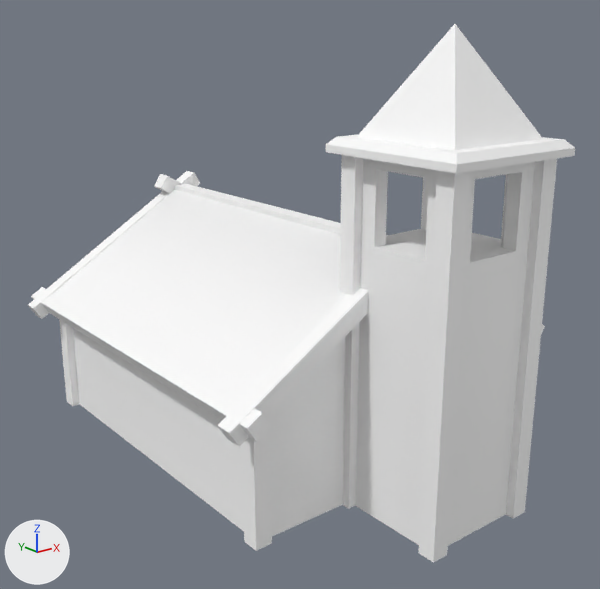
Renders of the FBX model CreaWeekGameJam2025/Assets/Models/Asset_Church.fbx from each side of a commit.
Before and after are seen from a 50 mm camera at (-8.84, -7.65, 7.94) aimed at (0.84, 4.45, 3.11). Every picture has the same lights, and +X, +Y and +Z are marked at lower left. Where no turn or scale is listed for an object, it has been applied to the vertices.

Objects in the first picture: 'Church'.
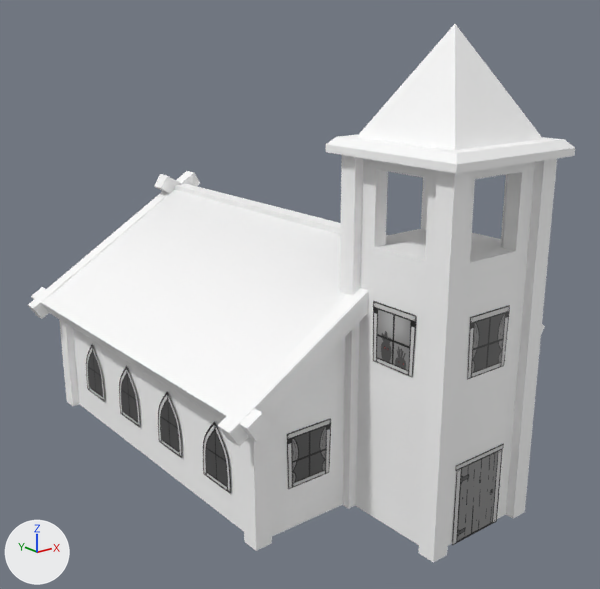
Where the newer file only moved an object's origin or applied its transform, the numbers keep the older frame.

Where the change shows, as pixel boxes (x1, y1, x2, y2) in the pictures (600 x 589 px):
part 1 of me_mesh, added
    after: (86, 301, 510, 546)

The change, as a list of edits to the scene's bpy script:
```text
Add img_tex_sheet_albedo_jpg:
    img_tex_sheet_albedo_jpg = load_image('Tex_Sheet_Albedo.jpg', '../Materials/Textures/Tex_Sheet_Albedo.jpg', 2048, 2048, 'sRGB')
Add img_tex_sheet_opacity_jpg:
    img_tex_sheet_opacity_jpg = load_image('Tex_Sheet_Opacity.jpg', '../Materials/Textures/Tex_Sheet_Opacity.jpg', 2048, 2048, 'Non-Color')
Add mat_m_sheet:
    mat_m_sheet = bpy.data.materials.new('M_Sheet')
    # uses the picture img_tex_sheet_albedo_jpg
    # uses the picture img_tex_sheet_opacity_jpg
Change me_mesh:
    used by ob_church; location = (1.02, 4.66, 4.05)
    remove me_mesh.from_pydata(...)  # 199 vertices, 156 faces; spans x -3.75..3.75, y -5.0..5.0, z -4.05..4.05
    add me_mesh.from_pydata(...)  # 267 vertices, 173 faces; spans x -3.75..3.75, y -5.0..5.0, z -4.17..4.05
    me_mesh part 1
    68 vertices are added at x -3.04..3.01, y -4.67..4.36, z -4.17..-0.07
    17 new faces join them, mat_m_sheet
    add me_mesh.materials.append(mat_m_sheet)
```
